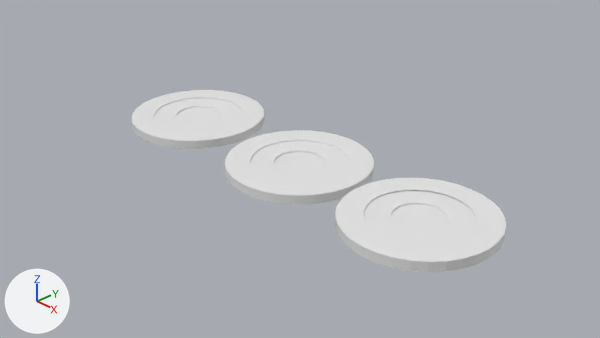
What one commit did to the Blender file Blends/Puck.blend.
Rendered twice from the file's camera 'Camera'. Lighting does not change. The marker at lower left points along +X, +Y and +Z.

The first picture shows 'Circle128 verts', 'Circle32verts', 'Circle64 verts'.
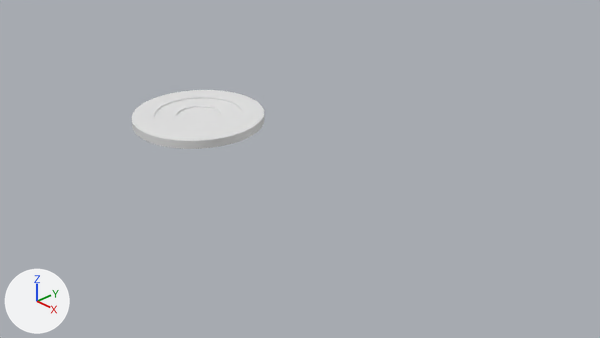
The newer file is also turned or shifted as a whole; pictures and numbers use the older file's frame.

What differs and where, as boxes (x1, y1, x2, y2) in the pictures (600 x 338 px):
'Circle32verts', deleted
    before: (335, 177, 506, 272)
'Circle64 verts', deleted
    before: (225, 130, 374, 205)

The edits, one by one:
Object 'Circle32verts' (ob_circle32verts) is deleted.
Object 'Circle64 verts' (ob_circle64_verts) is deleted.
